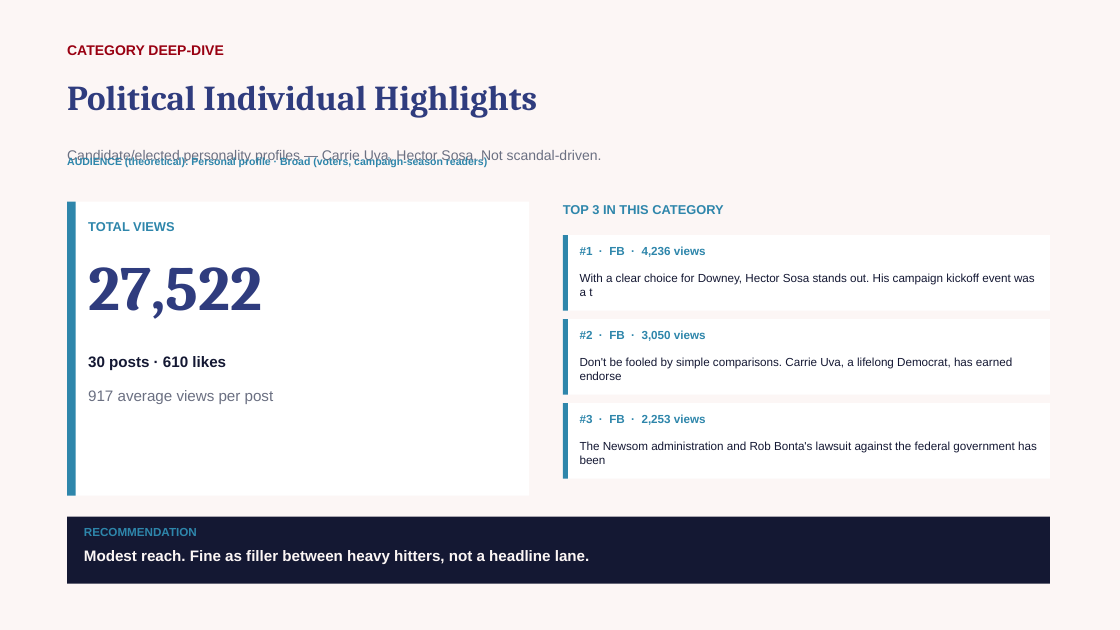
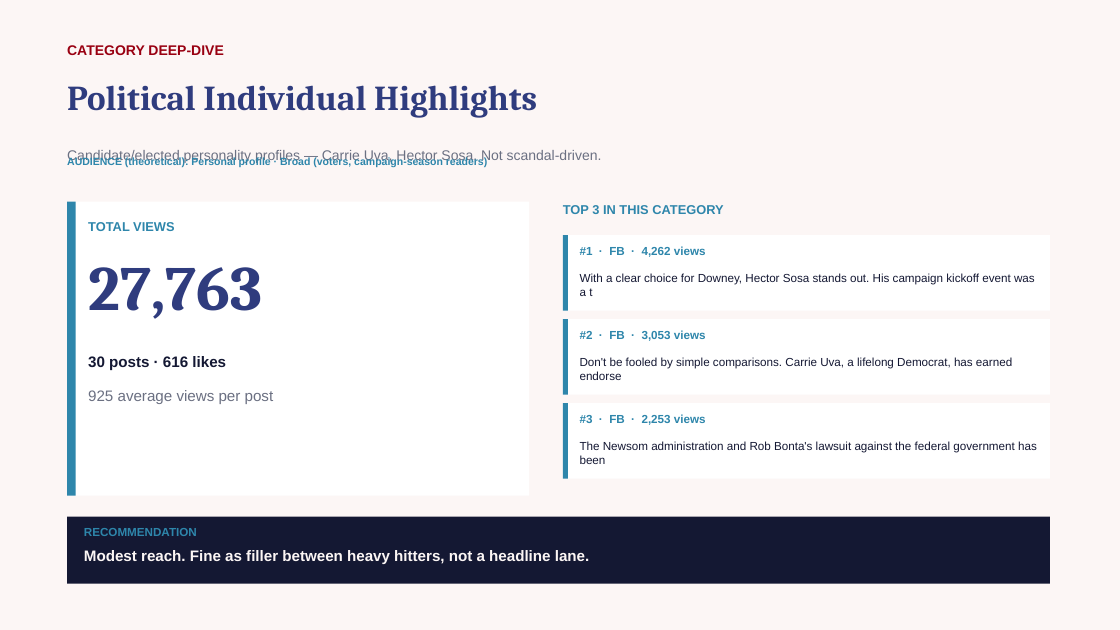
Before and after one commit to zvmmer/talking-downey-kpis, a slide deck: slide 12 of SPONSOR_CONTENT_REPORT.pptx. Drawn at 1120x630 pixels with LibreOffice and Linux fonts; fonts in the diff are those of the drawing. Boxes give left, top, right and bottom in pixels: in the first picture for what was removed or moved away, otherwise in the second. Text is boxed around its words. In the diff, an @@ line names an element or a change of style, - is before the commit and + after.

```diff
--- a/SPONSOR_CONTENT_REPORT.pptx
+++ b/SPONSOR_CONTENT_REPORT.pptx
@@ text at box(88, 267, 263, 319): text changed @@
-27,522
+27,763
@@ text at box(580, 246, 706, 257): text changed @@
-#1 · FB · 4,236 views
+#1 · FB · 4,262 views
@@ text at box(88, 356, 226, 370): text changed @@
-30 posts · 610 likes
+30 posts · 616 likes
@@ text at box(580, 330, 706, 341): text changed @@
-#2 · FB · 3,050 views
+#2 · FB · 3,053 views
@@ text at box(88, 390, 274, 404): text changed @@
-917 average views per post
+925 average views per post
```
Also in this commit, not shown: 8 other slides changed, 5 other files.
